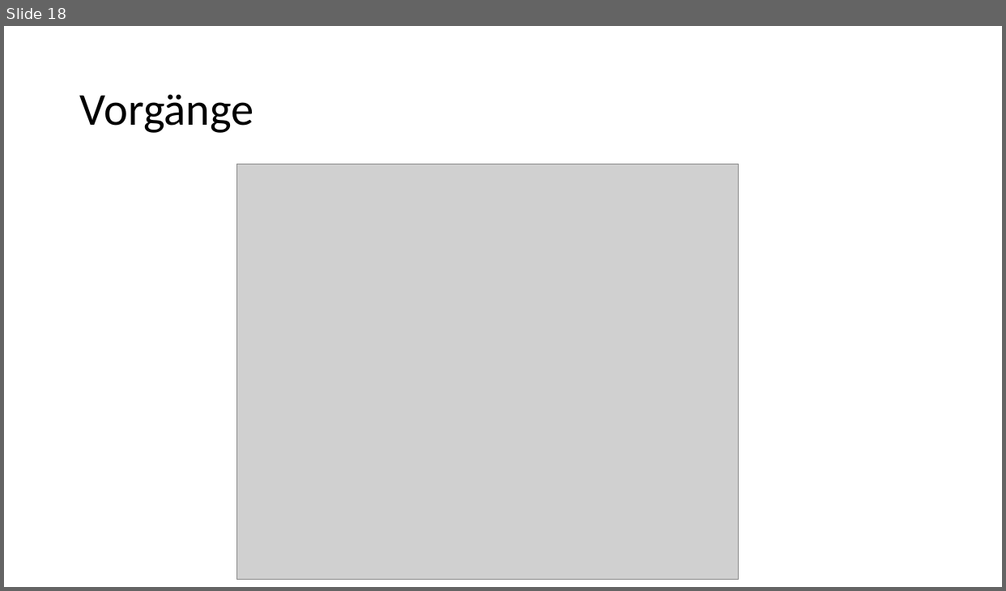
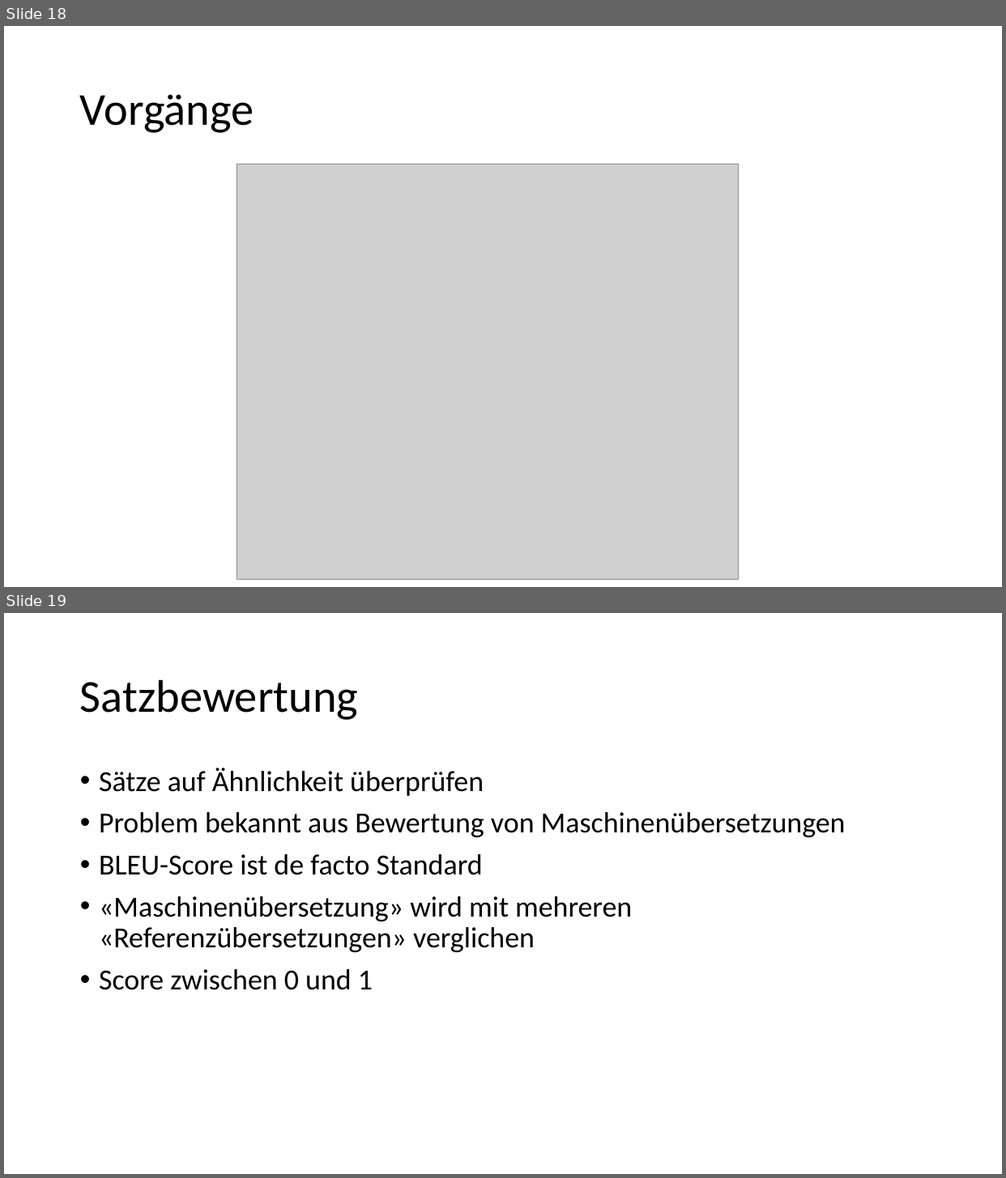
Before and after one commit to 837/ip5-nlp-ch, a slide deck: doc/IP5_Presentation.pptx. Shown one above the other, each under a label of ours: slide 18 before the commit, slides 18 and 19 after it. The pictures are 1006x591 and 1006x1178 pixels, drawn with LibreOffice and Linux fonts; fonts in the diff are those of the drawing; grey boxes stand for pictures. Boxes give left, top, right and bottom in pixels: in the first picture for what was removed or moved away, otherwise in the second. Text is boxed around its words. In the diff, an @@ line names an element or a change of style, - is before the commit and + after.

```diff
--- a/doc/IP5_Presentation.pptx
+++ b/doc/IP5_Presentation.pptx
@@ slide 19 added at (x1=4, y1=613, x2=1002, y2=1174), background #FFFFFF @@
@@ title added at (x1=80, y1=679, x2=358, y2=720), 44 pt, text #000000 @@
+Satzbewertung
@@ text added at (x1=99, y1=768, x2=846, y2=990), 28 pt, text #000000 @@
+• Sätze auf Ähnlichkeit überprüfen
+• Problem bekannt aus Bewertung von Maschinenübersetzungen
+• BLEU-Score ist de facto Standard
+• «Maschinenübersetzung» wird mit mehreren «Referenzübersetzungen» verglichen
+• Score zwischen 0 und 1
```
Also in this commit, not shown: 2 other slides added, 2 slides removed.
